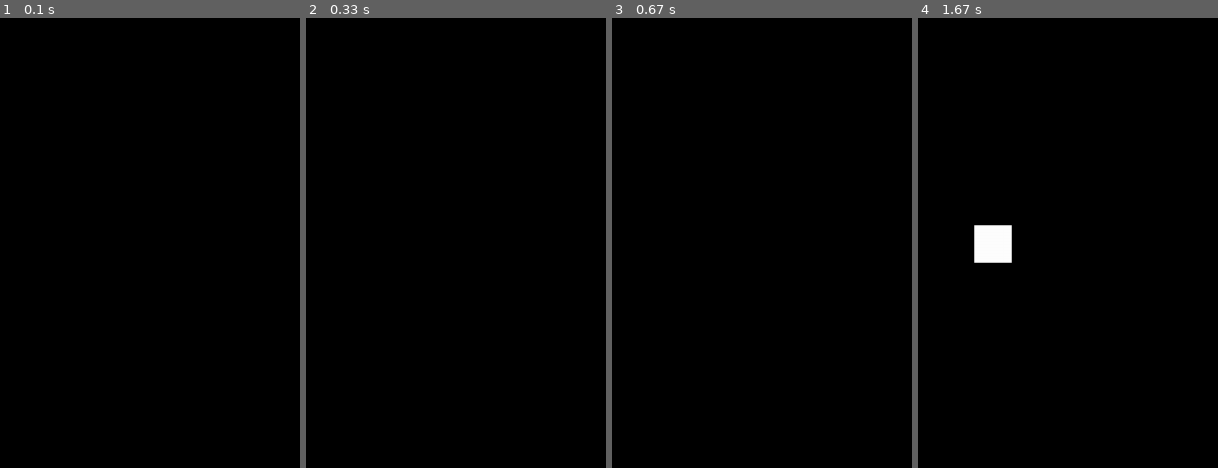
Above: before the commit, frames 1-4 (left to right).
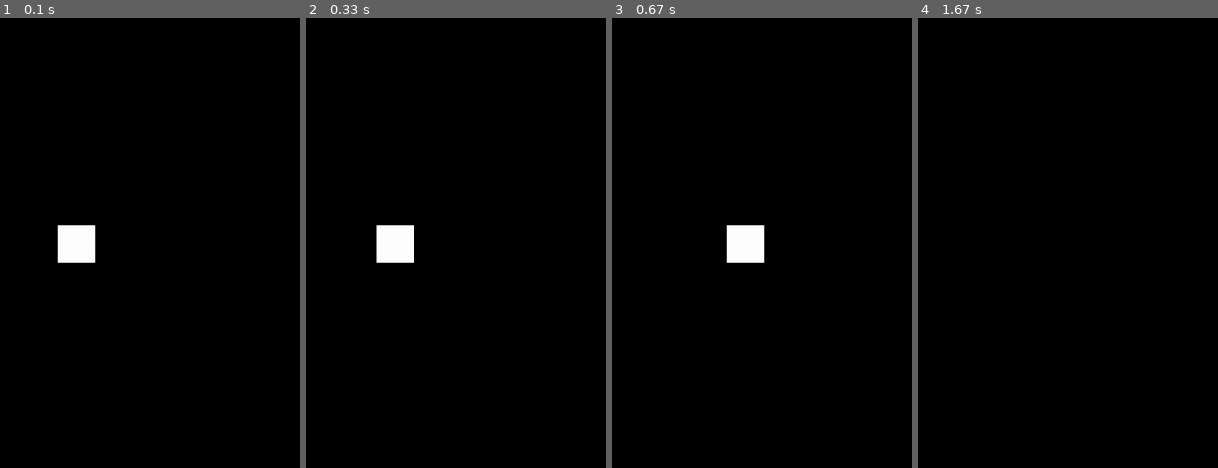
Above: after the commit, the same moments.

Repository: Gdeterline/Small-Projects-And-Courses
Game: pygame game, started from Reinforcement-Learning/PyGame-Navigation/environment/GameEnv.py
The game is run twice, just before and just after one commit, with the same random seed, the same clock (stepped at 60 frames per second) and the same inputs.
Inputs:
- Up to frame 1 (0.1 s): no input
- Up to frame 2 (0.33 s): no input
- Up to frame 3 (0.67 s): no input
- Up to frame 4 (1.67 s): no input
The pictures show only the part of the screen within x 50-100%, y 17-67%; the shares and areas given below are measured in that part.

The runs differ from the first frame. In frame 1, 1.1% of the frame differs, in the area x 19-32%, y 46-55%; in frame 2, 1.1%; in frame 3, 1.1%; in frame 4, 1.1%.

Commit message:
actions added

Diff:
--- a/Reinforcement-Learning/PyGame-Navigation/environment/GameEnv.py
+++ b/Reinforcement-Learning/PyGame-Navigation/environment/GameEnv.py
@@ -14,7 +14,7 @@
 class GameEnv():
     def __init__(self):
         pygame.init()
-        self.obj = InteractiveObject()
+        self.obj = InteractiveObject(500, 500)
         self.screen = pygame.display.set_mode((HEIGHT, WIDTH))
 
 
@@ -23,8 +23,10 @@
         running = True
         while running:
             # Set FPS
-            clock.tick(1)
+            clock.tick(60)
 
+            self.obj.accelerate()   # To replace by Action
+            self.obj.update()       # Update car position
 
             self.screen.fill((0, 0, 0))
             # Draw the player on the screen
--- a/Reinforcement-Learning/PyGame-Navigation/environment/InteractiveObject.py
+++ b/Reinforcement-Learning/PyGame-Navigation/environment/InteractiveObject.py
@@ -1,8 +1,48 @@
 import pygame
+import math
 
 class InteractiveObject():
-    def __init__(self):
+    def __init__(self, x, y):
         super(InteractiveObject, self).__init__()
+        # Car physics
+        self.x = x
+        self.y = y
+        self.velocity = 0
+        self.angle = 0
+        self.max_velocity = 4.9
+
+        # Car display
         self.surf = pygame.Surface((50, 50))
         self.surf.fill((255, 255, 255))
-        self.rect = self.surf.get_rect(center=(500, 500))   # need to check where to store the position - which class
+        self.rect = self.surf.get_rect(center=(x, y))   # need to check where to store the position - which class
+
+    def turn_left(self):
+        # If the car is moving forward, the angle increases by 5 degrees
+        if self.velocity >= 0:
+            self.angle += 2
+            # If the car is moving backward, the angle decreases by 5 degrees
+        else:
+            self.angle -= 2
+
+    def turn_right(self):
+        # Same here, but in the opposite direction
+        if self.velocity >= 0:
+            self.angle -= 2
+        else:
+            self.angle += 2
+
+    def accelerate(self):
+        if self.velocity <= self.max_velocity:
+            self.velocity += 0.1
+
+    def decelerate(self):
+        if self.velocity >= 0.1:
+            self.velocity -= 0.1
+
+    def move(self):
+        self.x += self.velocity * math.cos(math.radians(self.angle))
+        self.y -= self.velocity * math.sin(math.radians(self.angle))
+
+    def update(self):
+        self.move()
+        self.rect = self.surf.get_rect(center=(self.x, self.y))
--- a/Reinforcement-Learning/PyGame-Navigation/environment/TrackGenerator.py
+++ b/Reinforcement-Learning/PyGame-Navigation/environment/TrackGenerator.py
@@ -1,7 +1,7 @@
 import numpy as np
 import matplotlib.pyplot as plt
 
-def generate_racetrack(track_width=20, radius=100, num_segments=8, save_path="../tracks/racetrack_test.png"):
+def generate_track(track_width=20, radius=100, num_segments=8, save_path="../tracks/track_test.png"):
     # Generate angles for segments
     angles = np.linspace(0, 2 * np.pi, num_segments + 1)
 
@@ -20,4 +20,4 @@
     ax.plot(outer_x, outer_y)
     plt.savefig(save_path)
 
-generate_racetrack()
+generate_track()
